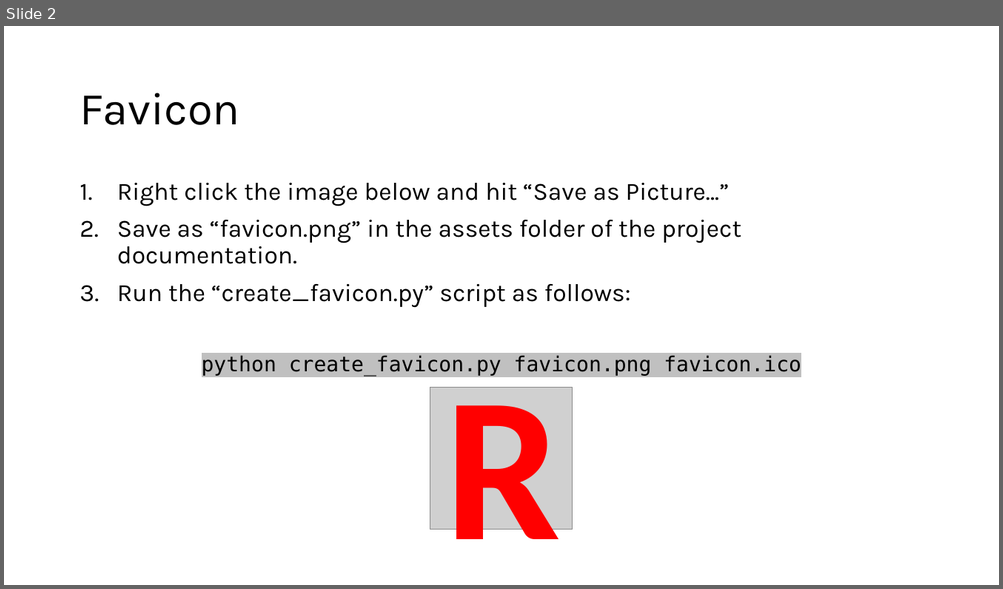
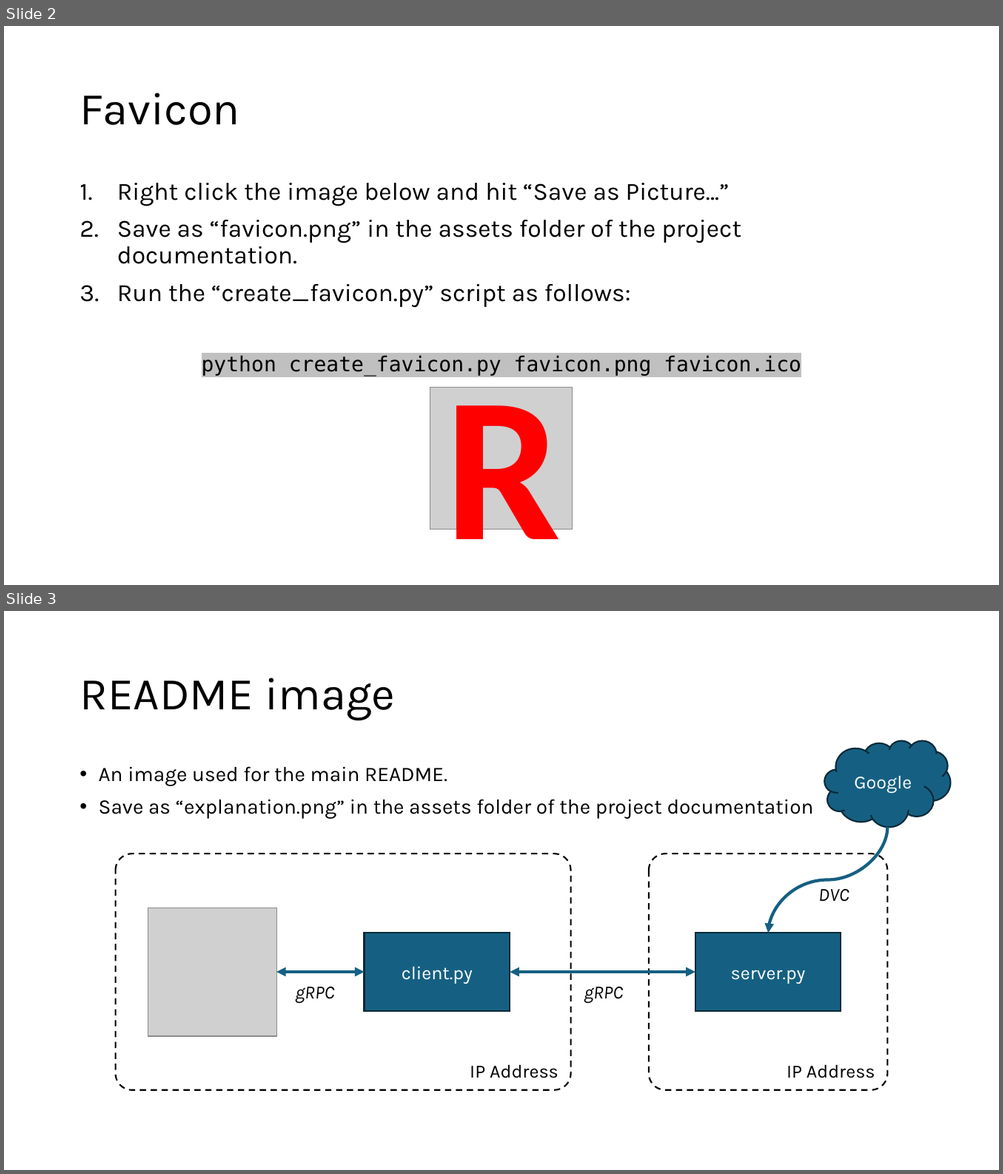
Before and after one commit to osirixgrpc/pyosirix_example_project, a slide deck: docs/assets/figures.pptx. Shown one above the other, each under a label of ours: slide 2 before the commit, slides 2 and 3 after it. The pictures are 1003x589 and 1003x1174 pixels, drawn with LibreOffice and Linux fonts; fonts in the diff are those of the drawing; grey boxes stand for pictures. Boxes give left, top, right and bottom in pixels: in the first picture for what was removed or moved away, otherwise in the second. Text is boxed around its words. In the diff, an @@ line names an element or a change of style, - is before the commit and + after.

Commit message:
Somewhere with client

```diff
--- a/docs/assets/figures.pptx
+++ b/docs/assets/figures.pptx
@@ slide 3 added at (x1=4, y1=611, x2=999, y2=1170), background #FFFFFF @@
@@ title added at (x1=79, y1=678, x2=395, y2=721), 44 pt, text #000000 @@
+README image
@@ text added at (x1=99, y1=766, x2=814, y2=819), 20 pt, text #000000 @@
+• An image used for the main README.
+• Save as “explanation.png” in the assets folder of the project documentation
@@ group added at (x1=115, y1=741, x2=950, y2=1091): 3 texts, 2 rounded rectangles, 2 rectangles, 2 double arrows, 1 picture, 1 cloud, 1 curved arrow @@
+IP Address
+client.py
+IP Address
+server.py
+gRPC
+gRPC
+Google
+DVC
```
Also in this commit, not shown: 10 other files.
